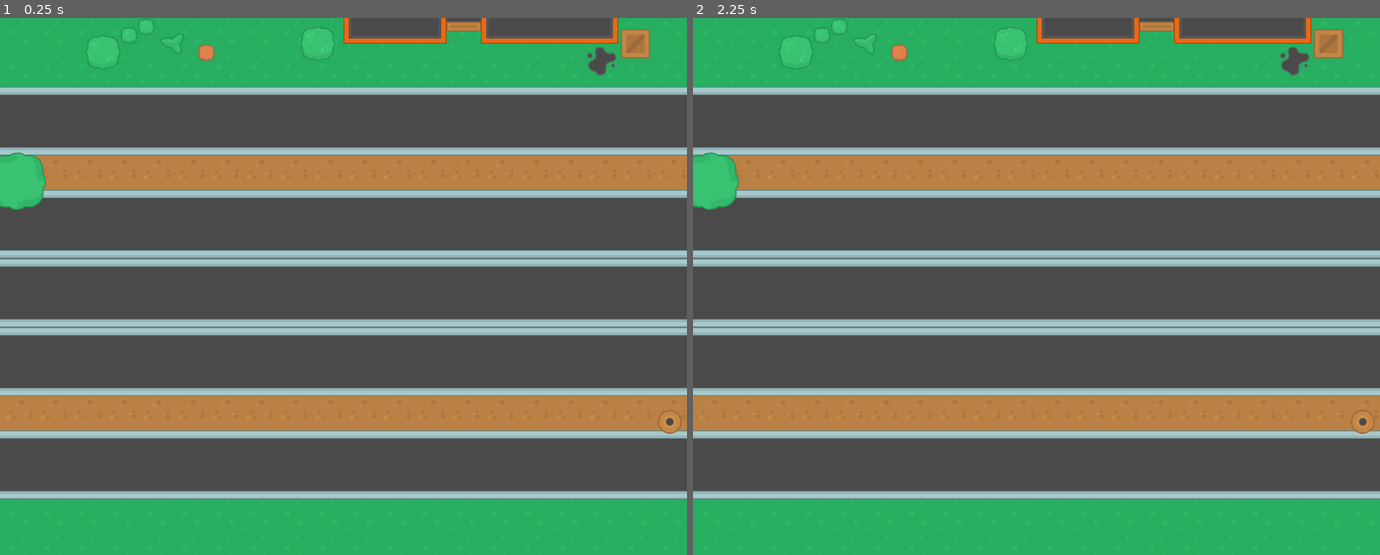
Above: before the commit, frames 1-2 (left to right).
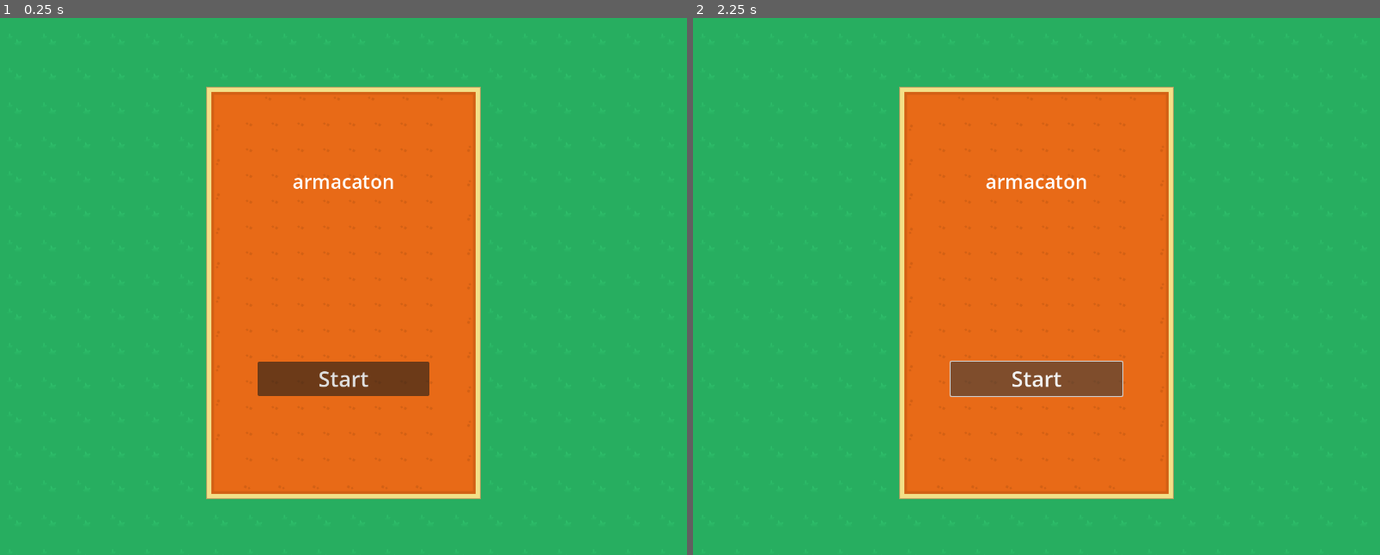
Above: after the commit, the same moments.

Repository: bollowatsch/armacaton
Game: Godot game, scene res://scenes/ui/mainScreen.tscn
The game is run twice, just before and just after one commit, with the same random seed, the same clock (stepped at 60 frames per second) and the same inputs. Before the commit the project starts from res://scenes/levels/1.tscn.
Inputs (mouse positions are in pixels of both pictures, inside the frame that each line leads up to):
- Up to frame 1 (0.25 s): no input
- Up to frame 2 (2.25 s): click (1036, 377) at 0.5 s, where only the run after the commit has a clickable "Start"; click (1036, 377) at 1.25 s, where only the run after the commit has a clickable "Start"; tap Enter at 2 s; hold Right (ui_right) from 2.03 s (still down)

The runs differ from the first frame. In frame 1, 79% of the frame differs, in the area x 0-100%, y 0-90%; in frame 2, 79%.

Commit message:
updated program entry point

Diff:
--- a/project.godot
+++ b/project.godot
@@ -11,7 +11,7 @@
 [application]
 
 config/name="armacaton"
-run/main_scene="uid://ddlbvldl0rj5a"
+run/main_scene="uid://ci2q6cvw58gio"
 config/features=PackedStringArray("4.6", "Forward Plus")
 config/icon="res://icon.svg"
 <<<<<<<HEADrun/main_scene="res://scenes/figures/mouse.tscn"
